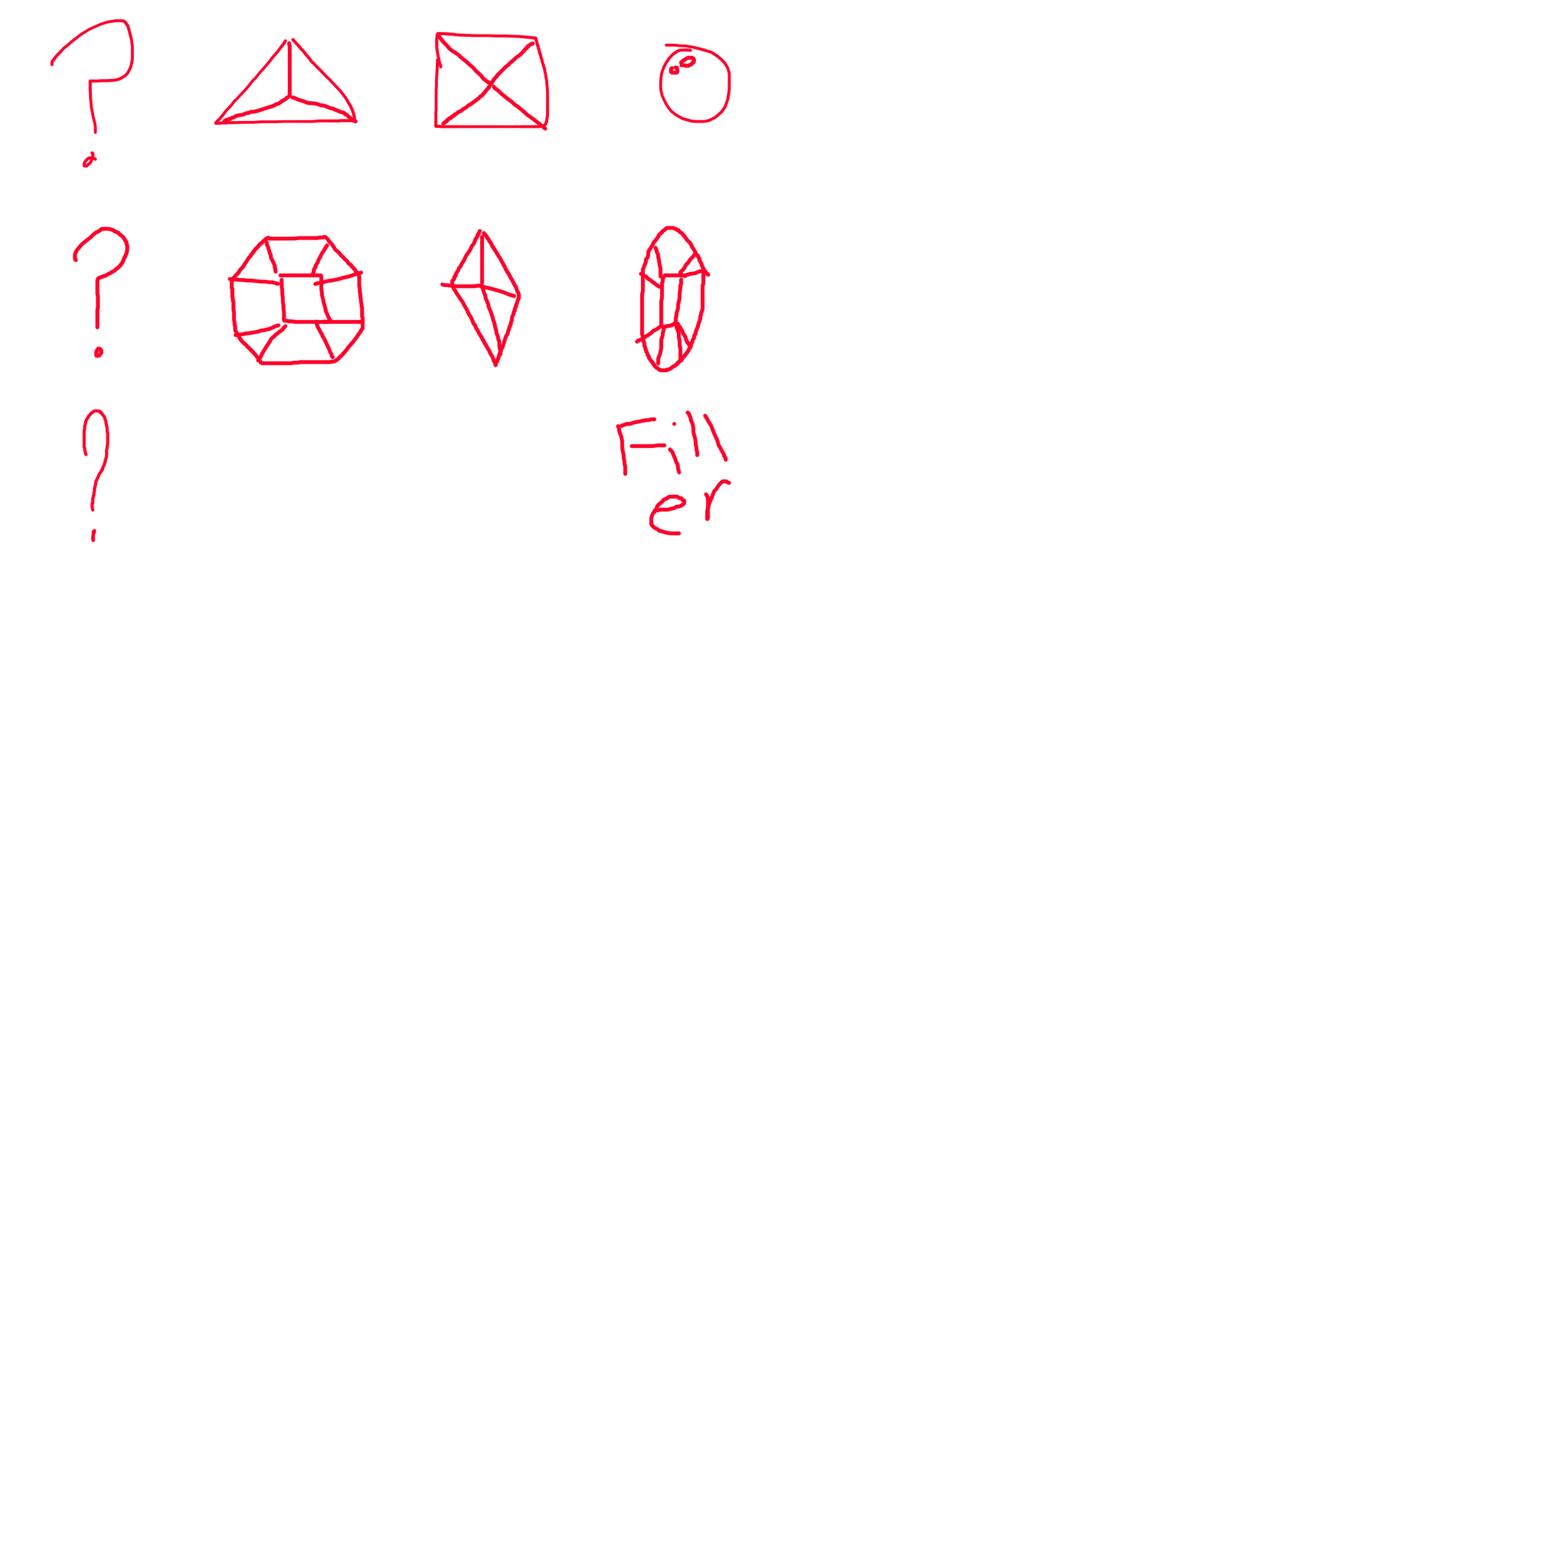
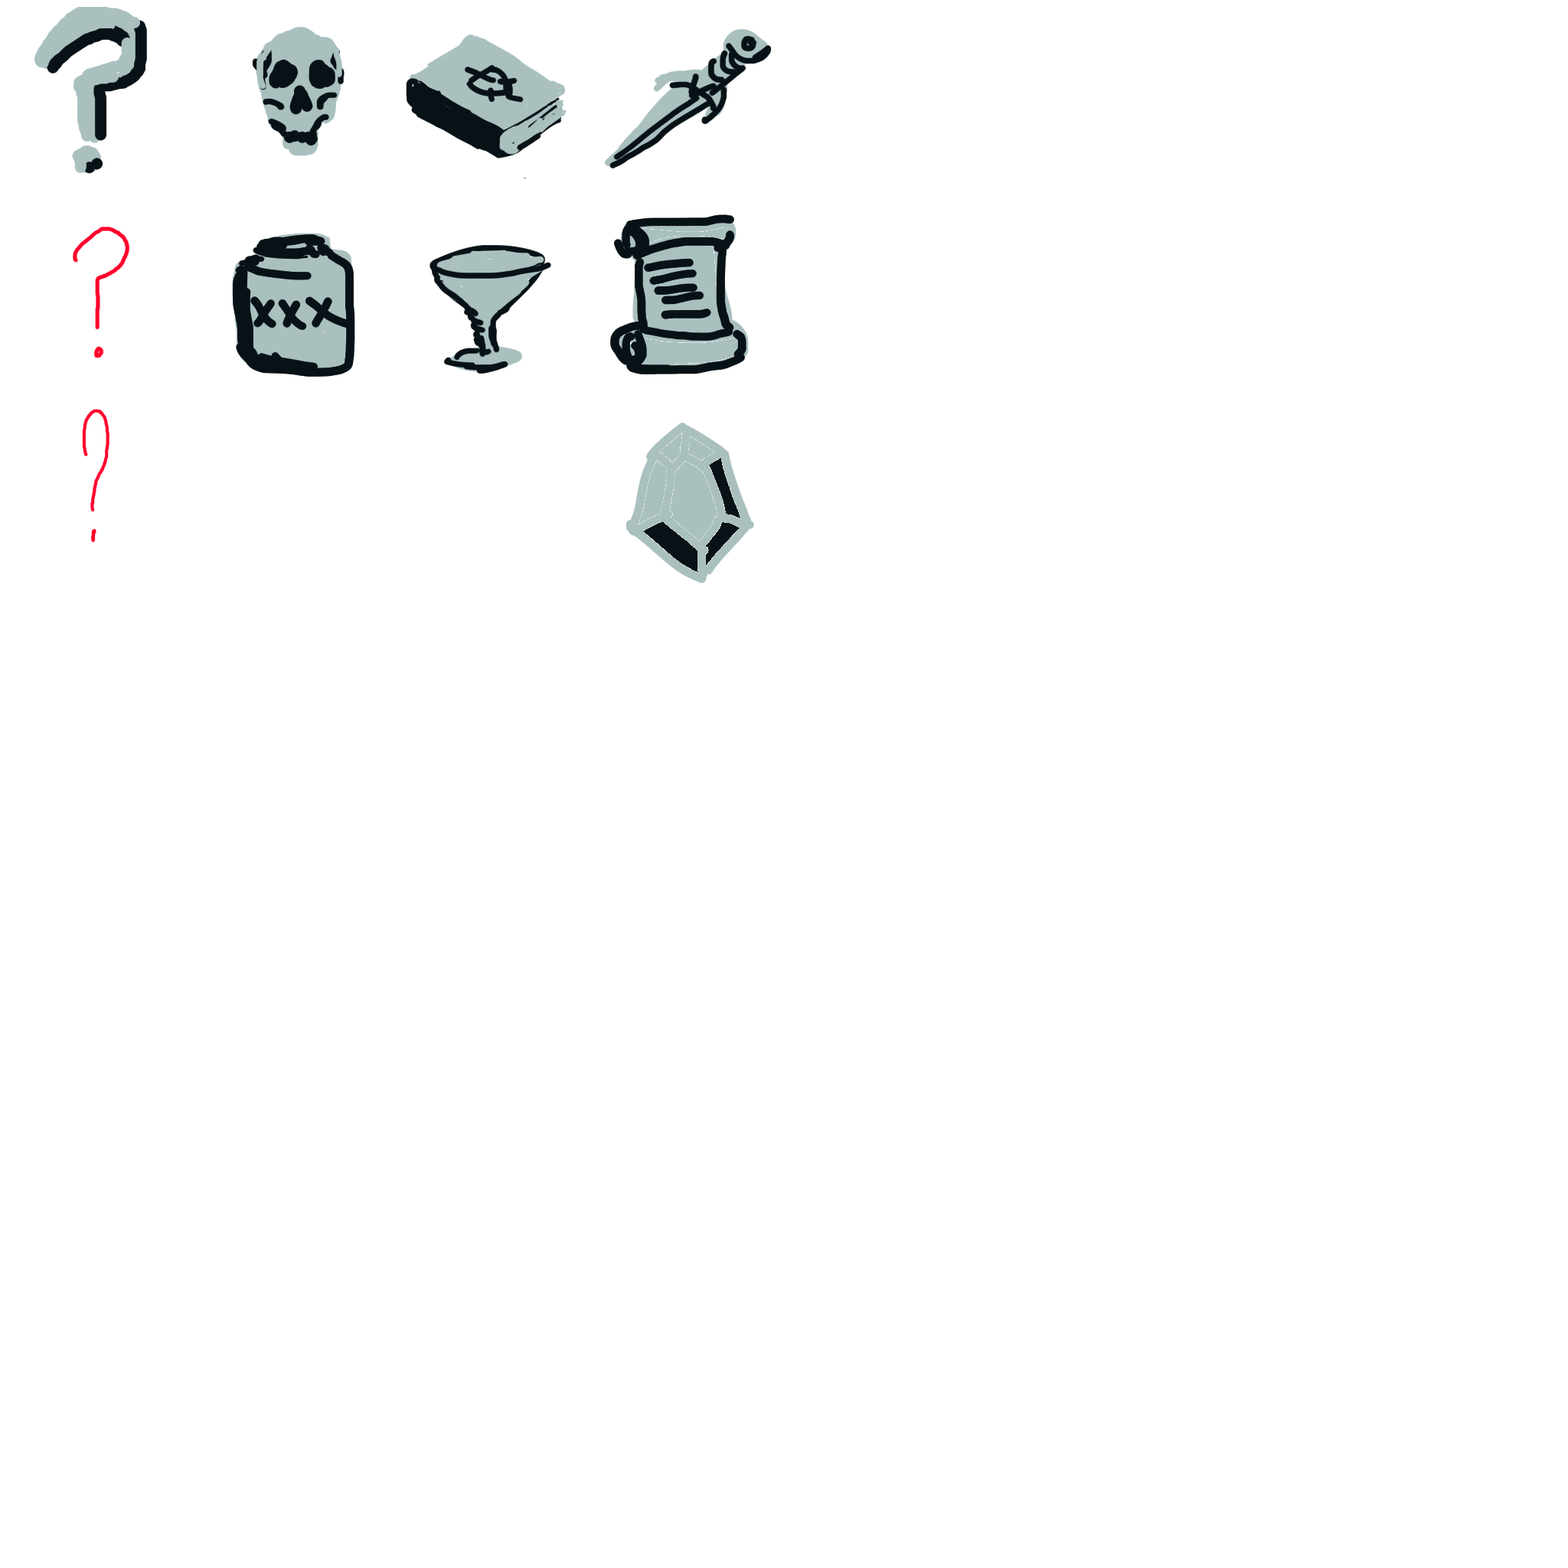
Layered file, before and after one edit (w=1568, h=1568). Changes by layer:
painted on "Paint Layer 1" over left=34, top=6, right=772, bottom=584